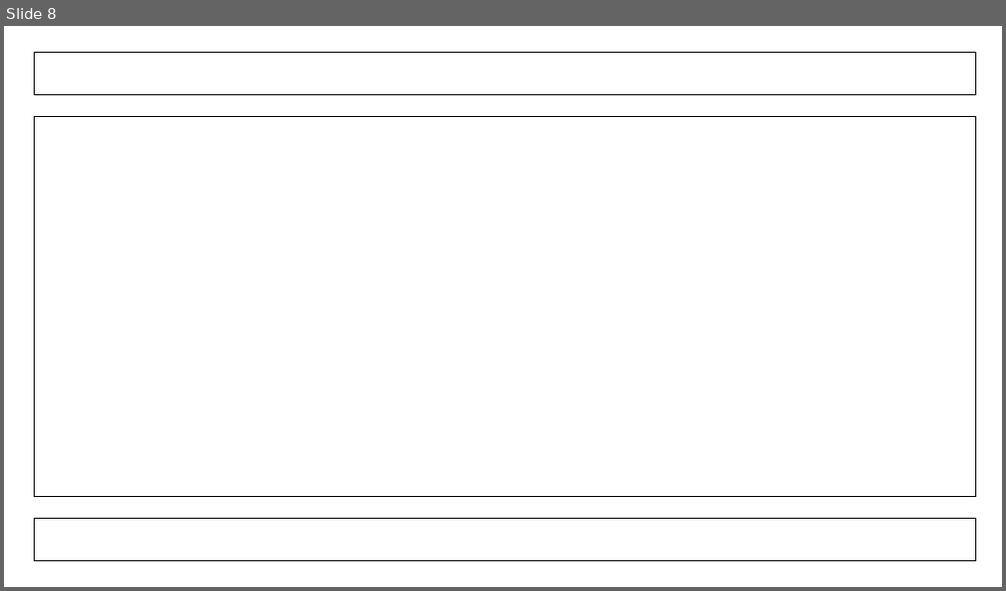
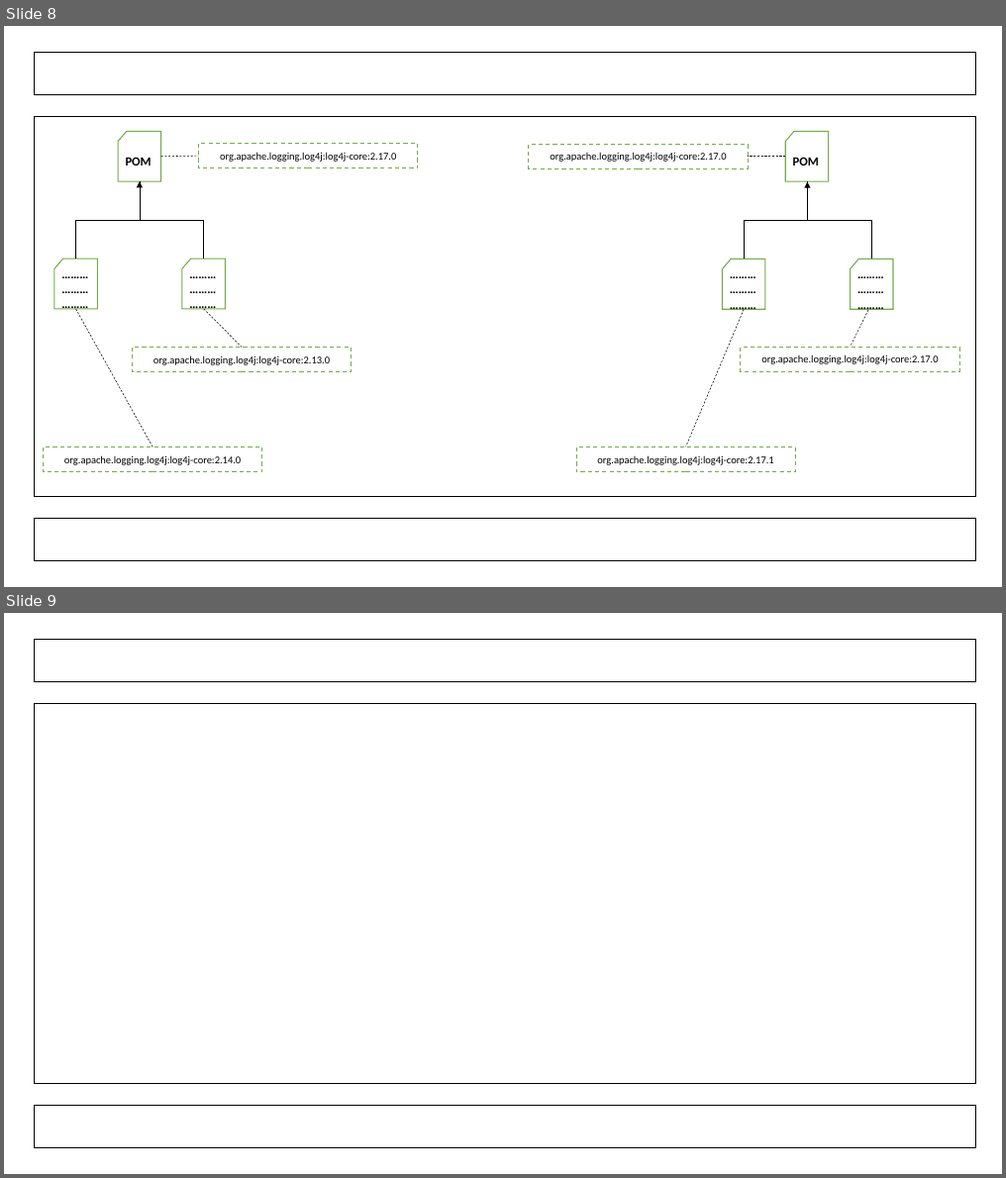
Before and after one commit to atkuzmanov/sctm130-sctm146-proekt-unrvk-2022, a slide deck: sctm146-proekt-unrvk-9.pptx. Shown one above the other, each under a label of ours: slide 8 before the commit, slides 8 and 9 after it. The pictures are 1006x591 and 1006x1178 pixels, drawn with LibreOffice and Linux fonts; fonts in the diff are those of the drawing. Boxes give left, top, right and bottom in pixels: in the first picture for what was removed or moved away, otherwise in the second. Text is boxed around its words. In the diff, an @@ line names an element or a change of style, - is before the commit and + after.

```diff
--- a/sctm146-proekt-unrvk-9.pptx
+++ b/sctm146-proekt-unrvk-9.pptx
@@ slide 8 added at [4,26,1002,587], background #FFFFFF @@
@@ rectangle added at [34,52,976,95], outline #000000 1 pt @@
@@ rectangle added at [34,117,976,497], outline #000000 1 pt @@
@@ flow chart punched card added at [118,132,160,181], fill #FFFFFF, outline #70AD47 1 pt, 12 pt, text #000000, bold @@
+POM
@@ rectangle added at [199,144,417,169], fill #FFFFFF, outline #70AD47 1 pt dashed, 10 pt, text #000000 @@
+org.apache.logging.log4j:log4j-core:2.17.0
@@ rectangle added at [529,144,747,170], fill #FFFFFF, outline #70AD47 1 pt dashed, 10 pt, text #000000 @@
+org.apache.logging.log4j:log4j-core:2.17.0
@@ flow chart punched card added at [785,132,829,181], fill #FFFFFF, outline #70AD47 1 pt, 12 pt, text #000000, bold @@
+POM
@@ line added from (161, 157) to (199, 156), #000000 0.5 pt dashed @@
@@ line added from (785, 157) to (748, 157), #000000 0.5 pt dashed @@
@@ elbow arrow added from (76, 259) to (140, 181), #000000 0.5 pt @@
@@ elbow line added from (140, 181) to (204, 259), #000000 0.5 pt @@
@@ elbow arrow added from (744, 259) to (807, 181), #000000 0.5 pt @@
@@ elbow line added from (807, 181) to (871, 259), #000000 0.5 pt @@
@@ flow chart punched card added at [54,259,97,309], fill #FFFFFF, outline #70AD47 1 pt, 12 pt, text #000000, bold @@
+………………………
@@ flow chart punched card added at [182,259,225,309], fill #FFFFFF, outline #70AD47 1 pt, 12 pt, text #000000, bold @@
+………………………
@@ flow chart punched card added at [723,259,765,309], fill #FFFFFF, outline #70AD47 1 pt, 12 pt, text #000000, bold @@
+………………………
@@ flow chart punched card added at [849,259,893,309], fill #FFFFFF, outline #70AD47 1 pt, 12 pt, text #000000, bold @@
+………………………
@@ line added from (76, 309) to (152, 448), #000000 0.5 pt dashed @@
@@ line added from (204, 309) to (242, 347), #000000 0.5 pt dashed @@
@@ line added from (744, 310) to (686, 448), #000000 0.5 pt dashed @@
@@ line added from (868, 310) to (849, 347), #000000 0.5 pt dashed @@
@@ rectangle added at [132,347,350,372], fill #FFFFFF, outline #70AD47 1 pt dashed, 10 pt, text #000000 @@
+org.apache.logging.log4j:log4j-core:2.13.0
@@ rectangle added at [741,347,959,372], fill #FFFFFF, outline #70AD47 1 pt dashed, 10 pt, text #000000 @@
+org.apache.logging.log4j:log4j-core:2.17.0
@@ rectangle added at [43,448,261,472], fill #FFFFFF, outline #70AD47 1 pt dashed, 10 pt, text #000000 @@
+org.apache.logging.log4j:log4j-core:2.14.0
@@ rectangle added at [576,448,795,472], fill #FFFFFF, outline #70AD47 1 pt dashed, 10 pt, text #000000 @@
+org.apache.logging.log4j:log4j-core:2.17.1
@@ rectangle added at [34,518,976,562], outline #000000 1 pt @@
@@ what was slide 8 is now slide 9 @@
```
Also in this commit, not shown: 4 other slides added, 1 slide removed, 1 other file.
